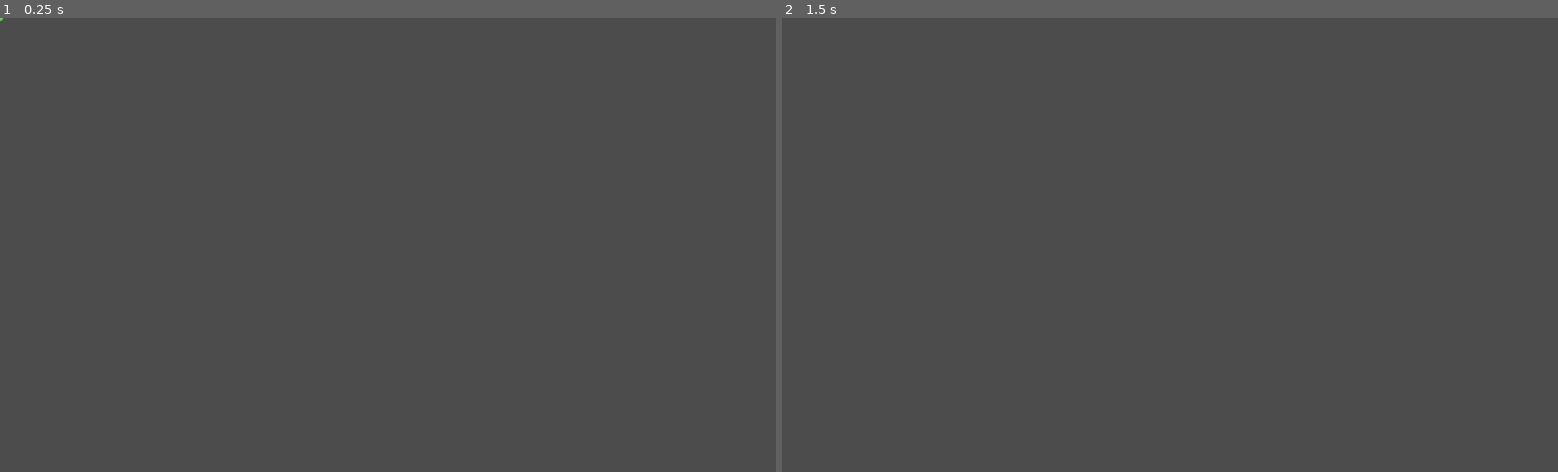
Above: before the commit, frames 1-2 (left to right).
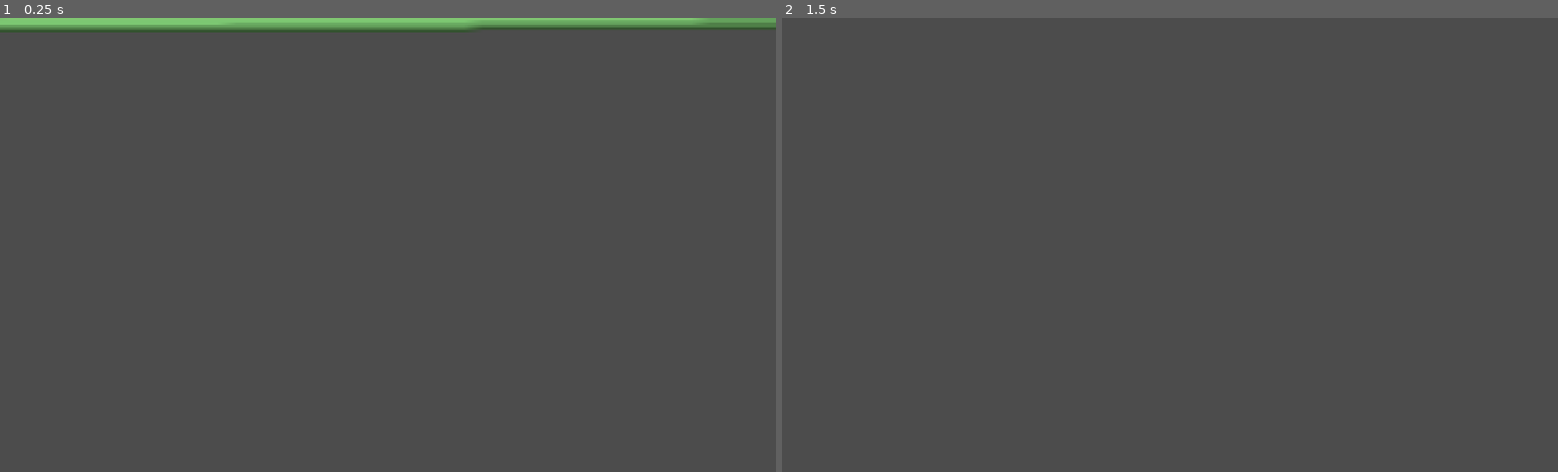
Above: after the commit, the same moments.

Repository: INF19IT2/2d-Jump-n-Run-SE
Game: Godot game, scene res://Scenes/Objects/Projectile_Enemies.tscn
The game is run twice, just before and just after one commit, with the same random seed, the same clock (stepped at 60 frames per second) and the same inputs. This scene is started directly instead of the project's main scene.
Inputs:
- Up to frame 1 (0.25 s): no input
- Up to frame 2 (1.5 s): tap Enter (shoot) at 0.5, 1.35 s; hold Shift (running) 0.53-1.28 s; hold D (move_right) from 0.53 s (still down); tap W (move_up) at 0.77 s; tap Space at 1.25 s

The runs differ from the first frame. In frame 1, 2.8% of the frame differs, in the area x 0-100%, y 0-4%; in frame 2, nothing differs.

Commit message:
Update Projectile_Enemies.tscn

Diff:
--- a/2d-Jump-n-Run-SE/Scenes/Objects/Projectile_Enemies.tscn
+++ b/2d-Jump-n-Run-SE/Scenes/Objects/Projectile_Enemies.tscn
@@ -7,7 +7,7 @@
 radius = 75.1894
 
 [node name="Projectile" type="Area2D"]
-scale = Vector2( 0.075, 0.075 )
+scale = Vector2( 025, 0.25 )
 collision_layer = 16
 collision_mask = 19
 script = ExtResource( 2 )
